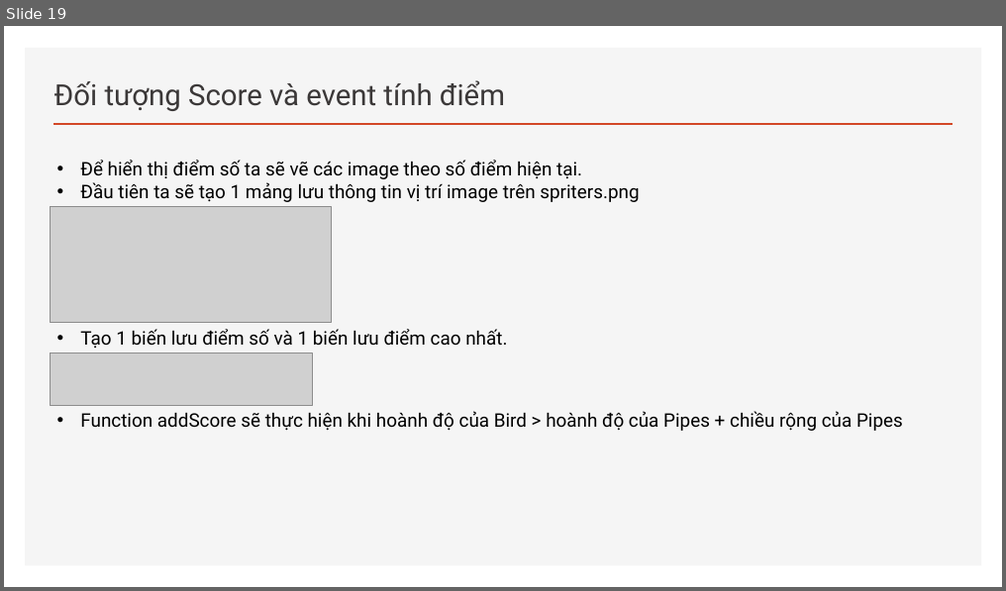
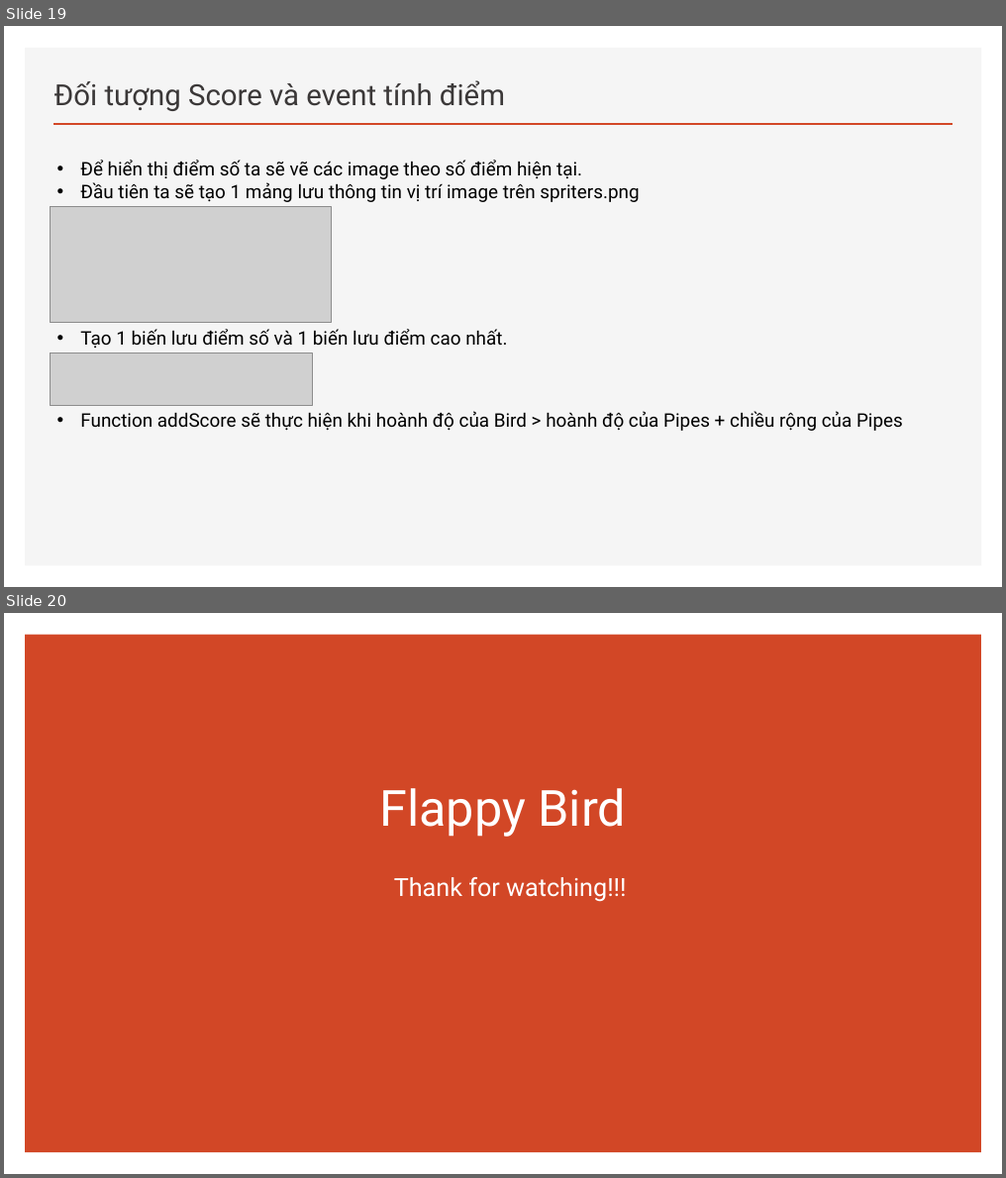
Before and after one commit to pvthang1609/pvthang1609.github.io, a slide deck: smallProject/flappy-bird-new/doc/Flappy Bird.pptx. Shown one above the other, each under a label of ours: slide 19 before the commit, slides 19 and 20 after it. The pictures are 1006x591 and 1006x1178 pixels, drawn with LibreOffice and Linux fonts; fonts in the diff are those of the drawing; grey boxes stand for pictures. Boxes give left, top, right and bottom in pixels: in the first picture for what was removed or moved away, otherwise in the second. Text is boxed around its words. In the diff, an @@ line names an element or a change of style, - is before the commit and + after.

```diff
--- a/smallProject/flappy-bird-new/doc/Flappy Bird.pptx
+++ b/smallProject/flappy-bird-new/doc/Flappy Bird.pptx
@@ slide 20 added at (4, 613, 1002, 1174), background #FFFFFF @@
@@ rectangle added at (25, 635, 982, 1154), fill #D24726 @@
@@ title added at (380, 788, 627, 837), 48 pt, text #FFFFFF @@
+Flappy Bird
@@ subtitle added at (394, 877, 627, 902), 24 pt, text #FFFFFF @@
+Thank for watching!!!
```
Also in this commit, not shown: 2 slides changed.
